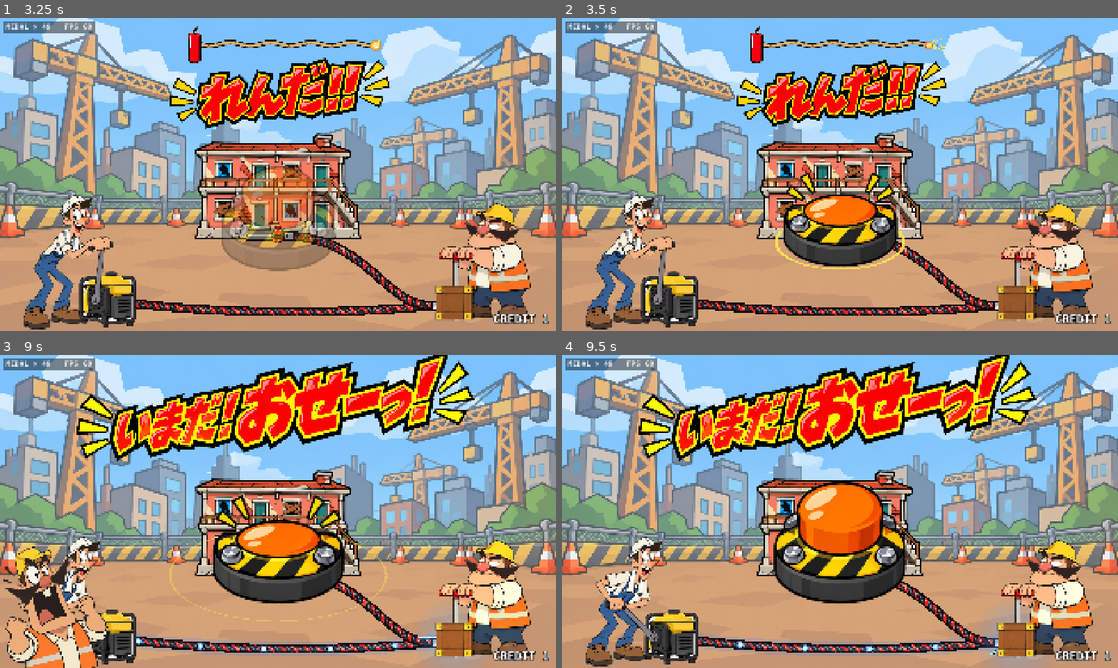
Above: before the commit, frames 1-4 (two rows, left to right).
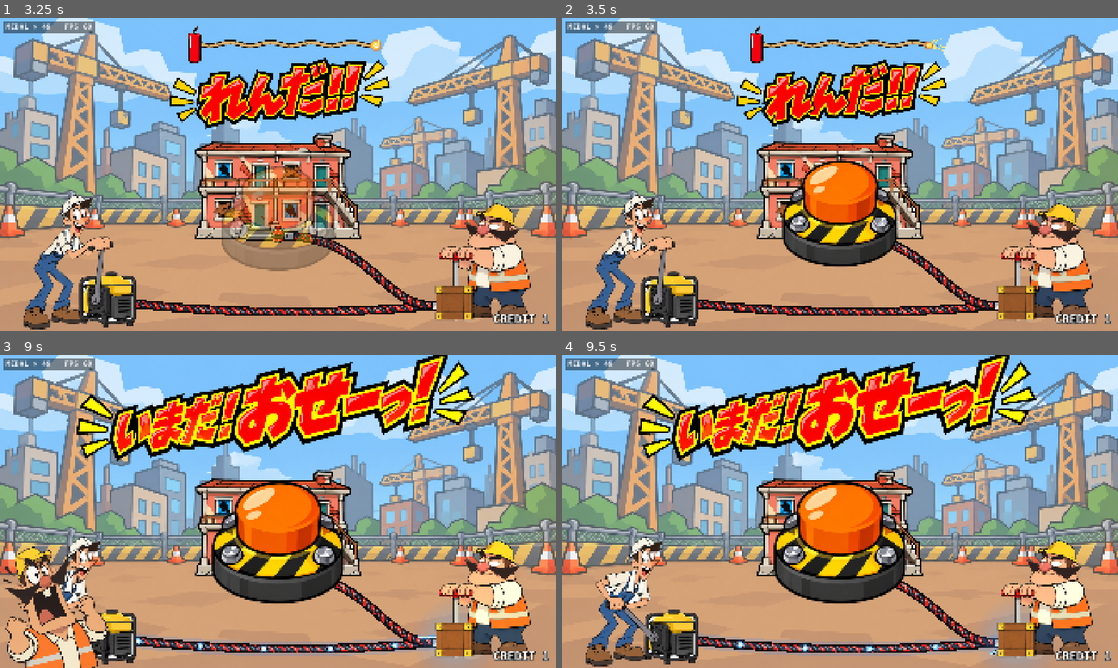
Above: after the commit, the same moments.

Repository: THEToilet/jari-medal-godot
Game: Godot game, scene res://scenes/main.tscn
The game is run twice, just before and just after one commit, with the same random seed, the same clock (stepped at 60 frames per second) and the same inputs.
Inputs (mouse positions are in pixels of both pictures, inside the frame that each line leads up to):
- Up to frame 1 (3.25 s): tap Enter at 0.5, 2.1 s; move the mouse to (400, 158) at 0.52 s; hold C (coin) 0.53-1.28 s; click (400, 158) at 0.67 s; move the mouse to (166, 190) at 1.27 s; tap Space (tap) at 1.35 s; click (166, 190) at 1.42 s; move the mouse to (333, 105) at 2.02 s; click (333, 105) at 2.17 s; move the mouse to (250, 237) at 2.77 s; tap C (coin) at 2.85 s; click (250, 237) at 2.92 s
- Up to frame 2 (3.5 s): no input
- Up to frame 3 (9 s): move the mouse to (444, 558) at 3.52 s; hold Space (tap) 3.53-4.28 s; click (444, 558) at 3.67 s; move the mouse to (111, 464) at 4.27 s; tap Enter at 4.35, 6.6, 8.85 s; click (111, 464) at 4.42 s; move the mouse to (305, 511) at 5.02 s; hold C (coin) 5.03-5.78 s; click (305, 511) at 5.17 s; move the mouse to (194, 433) at 5.77 s; tap Space (tap) at 5.85 s; click (194, 433) at 5.92 s; move the mouse to (400, 495) at 6.52 s; click (400, 495) at 6.67 s; move the mouse to (166, 527) at 7.27 s; tap C (coin) at 7.35 s; click (166, 527) at 7.42 s; move the mouse to (333, 442) at 8.02 s; hold Space (tap) 8.03-8.78 s; click (333, 442) at 8.17 s; move the mouse to (250, 574) at 8.77 s; click (250, 574) at 8.92 s
- Up to frame 4 (9.5 s): no input

Frame 1 is identical in both runs. In frame 2, 3.2% of the frame differs, in the area x 38-62%, y 45-81%; in frame 3, 4.1%, in the area x 30-70%, y 40-86%; in frame 4, nothing differs.

Commit message:
ボタンの合図アニメは、しばらく押されなかったときだけ（連打・起爆とも1.5秒）
Co-Authored-By: Claude Opus 5.5 <noreply@anthropic.com>
Claude-Session: https://claude.ai/code/session_01EELGvtKJpMHAwYAc1xVS7Q

Diff:
--- a/scripts/button_hint.gd
+++ b/scripts/button_hint.gd
@@ -19,7 +19,7 @@
 var _rings: Array[float] = []
 var _since_press: float = 99.0
 ## 最後に押されてからこの秒数は「押したら凹む」だけ。それを過ぎたら自動で押して促す
-const IDLE_AUTO := 1.2
+var idle_auto: float = 1.5   # この秒数押されなかったら自動で押して見せる
 const PRESS_HOLD := 0.09
 
 
@@ -30,7 +30,8 @@
 
 
 func reset() -> void:
-	_since_press = 99.0
+	# 出てすぐは止まっていて、しばらく押されなかったときだけ自動で押して見せる
+	_since_press = PRESS_HOLD + 0.001
 	_t = 0.0
 	_held = false
 
@@ -48,7 +49,7 @@
 func _cur() -> int:
 	if _held:
 		return 1
-	if _since_press < IDLE_AUTO:
+	if _since_press < idle_auto:
 		return 1 if _since_press < PRESS_HOLD else 0
 	return _frame_at(fmod(_t, interval) / interval)
 
@@ -73,7 +74,7 @@
 		return
 	_t += delta
 	_since_press += delta
-	var auto: bool = _since_press >= IDLE_AUTO
+	var auto: bool = _since_press >= idle_auto
 	var f: int = _cur()
 	if auto and f == 1 and _last != 1:
 		_rings.append(0.0)       # 底まで押した瞬間
